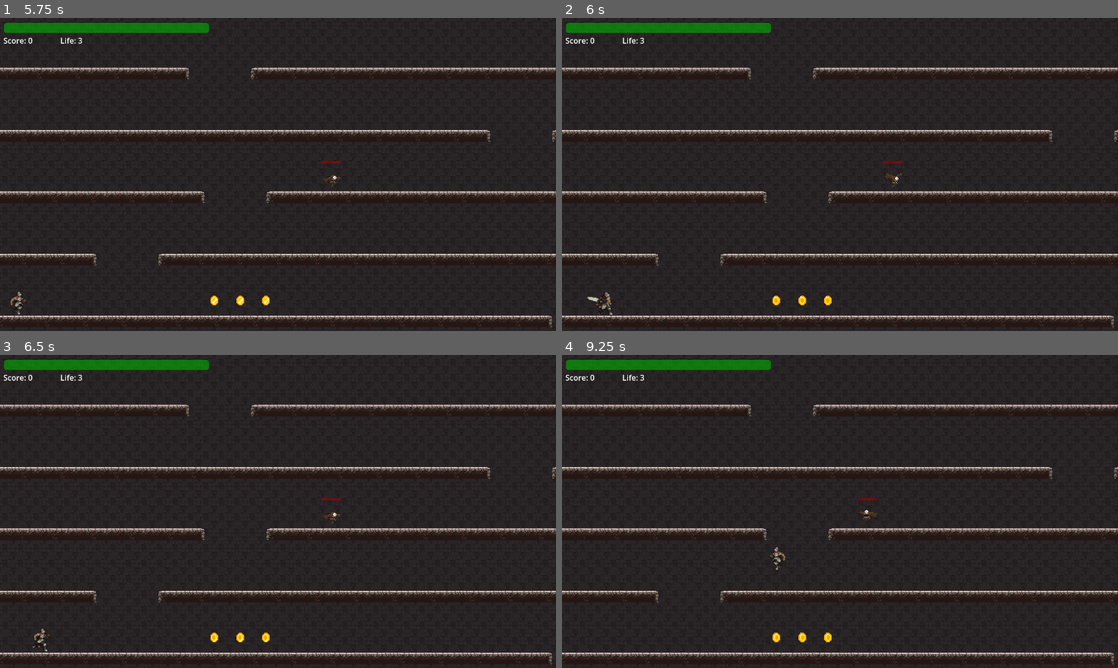
Above: before the commit, frames 1-4 (two rows, left to right).
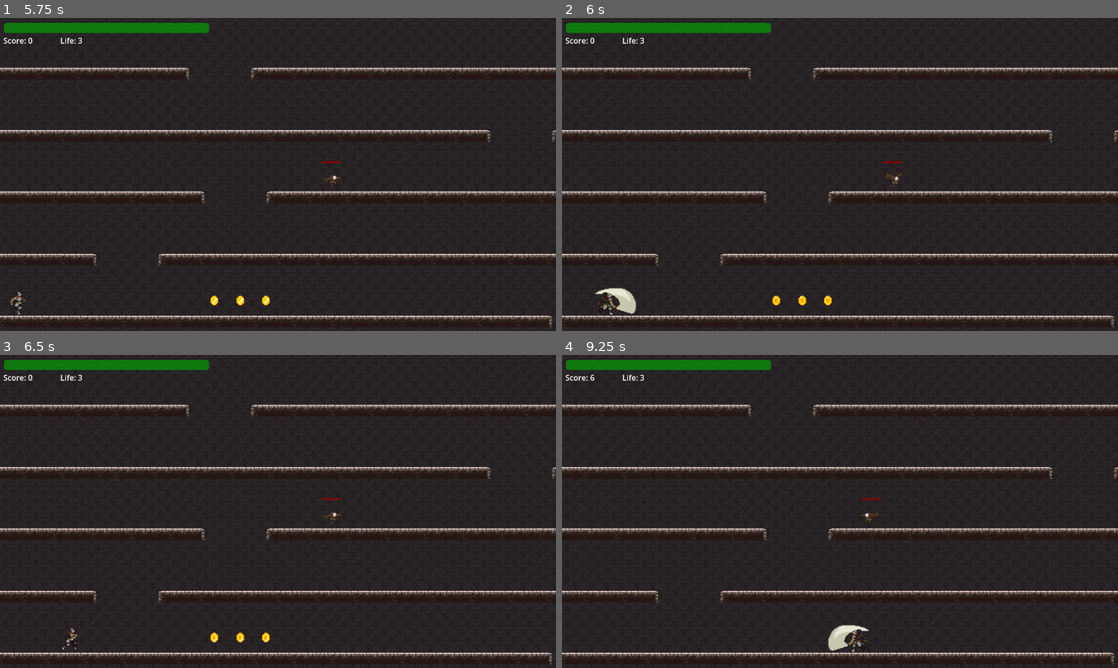
Above: after the commit, the same moments.

Repository: pengpa0012/godot-2d-jump-platformer
Game: Godot game, scene res://scene/start_screen.tscn
Two runs of this game, one before a commit and one after it. Both use one fixed random seed, a clock stepped at 60 frames per second and the inputs below.
Inputs:
- Up to frame 1 (5.75 s): click "Start Game" at 0.5 s; tap Enter (ui_accept) at 1.25, 1.52, 2.27, 3.77, 4.52, 5.27 s; hold Right (ui_right) 1.28-2.78 s; tap K (attack) at 1.35, 2.1, 3.05, 3.8, 4.55, 5.3 s; hold Left (ui_left) 2.78-5.03 s; tap Ctrl (crouch) at 2.85 s; tap L (roll) at 3.6 s; tap E (shield) at 4.35 s; hold Right (ui_right) from 5.03 s (still down); tap J (slide) at 5.1 s
- Up to frame 2 (6 s): keep holding Right (ui_right); tap K (attack) at 5.85 s
- Up to frame 3 (6.5 s): keep holding Right (ui_right)
- Up to frame 4 (9.25 s): tap K (attack) at 6.6, 7.55, 8.3, 9.05 s; tap Enter (ui_accept) at 6.77, 7.52, 8.27 s; tap Ctrl (crouch) at 7.35 s; tap L (roll) at 8.1 s; release Right (ui_right) at 8.78 s; hold Left (ui_left) from 8.78 s (still down); tap E (shield) at 8.85 s

Frame 1 is identical in both runs. In frame 2, 0.4% of the frame differs, in the area x 4-14%, y 86-95%; in frame 3, 0.1%; in frame 4, 0.6%, in the area x 5-58%, y 6-95%.

Commit message:
added player 2nd attack animation

Diff:
--- a/scene/player.tscn
+++ b/scene/player.tscn
@@ -1,7 +1,8 @@
-[gd_scene load_steps=91 format=3 uid="uid://dk3mouuox7voi"]
+[gd_scene load_steps=96 format=3 uid="uid://dk3mouuox7voi"]
 
 [ext_resource type="Script" path="res://script/player.gd" id="1_ddj3n"]
 [ext_resource type="Texture2D" uid="uid://baxfhs4p5vv0t" path="res://assets/player/_Attack2.png" id="2_as5i3"]
+[ext_resource type="Texture2D" uid="uid://5xd2rpo3teom" path="res://assets/player/_Attack.png" id="3_2i6re"]
 [ext_resource type="Texture2D" uid="uid://paxb05ji76gg" path="res://assets/player/_Death.png" id="3_bfsjq"]
 [ext_resource type="Texture2D" uid="uid://rgyl2eslb2yx" path="res://assets/player/_CrouchFull.png" id="3_thxga"]
 [ext_resource type="Texture2D" uid="uid://f5kwb0s0kqd" path="res://assets/player/_CrouchAttack.png" id="4_klgjv"]
@@ -39,6 +40,22 @@
 atlas = ExtResource("2_as5i3")
 region = Rect2(600, 0, 120, 80)
 
+[sub_resource type="AtlasTexture" id="AtlasTexture_t1mh3"]
+atlas = ExtResource("3_2i6re")
+region = Rect2(0, 0, 120, 80)
+
+[sub_resource type="AtlasTexture" id="AtlasTexture_5wygt"]
+atlas = ExtResource("3_2i6re")
+region = Rect2(120, 0, 120, 80)
+
+[sub_resource type="AtlasTexture" id="AtlasTexture_nk4je"]
+atlas = ExtResource("3_2i6re")
+region = Rect2(240, 0, 120, 80)
+
+[sub_resource type="AtlasTexture" id="AtlasTexture_7po13"]
+atlas = ExtResource("3_2i6re")
+region = Rect2(360, 0, 120, 80)
+
 [sub_resource type="AtlasTexture" id="AtlasTexture_35y05"]
 atlas = ExtResource("3_thxga")
 region = Rect2(0, 0, 120, 80)
@@ -322,6 +339,23 @@
 }],
 "loop": false,
 "name": &"Attack",
+"speed": 10.0
+}, {
+"frames": [{
+"duration": 1.0,
+"texture": SubResource("AtlasTexture_t1mh3")
+}, {
+"duration": 1.0,
+"texture": SubResource("AtlasTexture_5wygt")
+}, {
+"duration": 1.0,
+"texture": SubResource("AtlasTexture_nk4je")
+}, {
+"duration": 1.0,
+"texture": SubResource("AtlasTexture_7po13")
+}],
+"loop": false,
+"name": &"Attack2",
 "speed": 10.0
 }, {
 "frames": [{
@@ -597,8 +631,7 @@
 position = Vector2(0, -23)
 scale = Vector2(1.2875, 1.2875)
 sprite_frames = SubResource("SpriteFrames_qkt30")
-animation = &"Attack"
-frame = 3
+animation = &"Attack2"
 
 [node name="CollisionShape2D" type="CollisionShape2D" parent="."]
 position = Vector2(0, 4)
--- a/script/player.gd
+++ b/script/player.gd
@@ -27,9 +27,10 @@
 var isCrouchAttack = false
 var isShield = false
 var canShield = true
+var randomAttack = null
 
 func _physics_process(delta):
-
+	print(randomAttack)
 	if isShield:
 		shield.visible = true
 	else:
@@ -97,7 +98,10 @@
 					for body in sword.get_overlapping_areas():
 						if "sword" in body.name:
 							parryAudio.play()
-					animatedSprite.play("Attack")
+					if randomAttack == 1:
+						animatedSprite.play("Attack")
+					else:
+						animatedSprite.play("Attack2")
 				elif isHurting:
 					animatedSprite.play("Fall")
 				elif isCrouching:
@@ -165,6 +169,7 @@
 		velocity.y = JUMP_VELOCITY
 
 	if Input.is_action_just_pressed("attack") and is_on_floor() and !isCrouchAttack and !isAttacking and !isSliding and !isRolling:
+		randomAttack = randi()%2+1
 		if isCrouching:
 			isCrouchAttack = true
 		else:
Binary file added: assets/player/_Attack.png
Not shown, added: assets/player/_Attack.png.import
